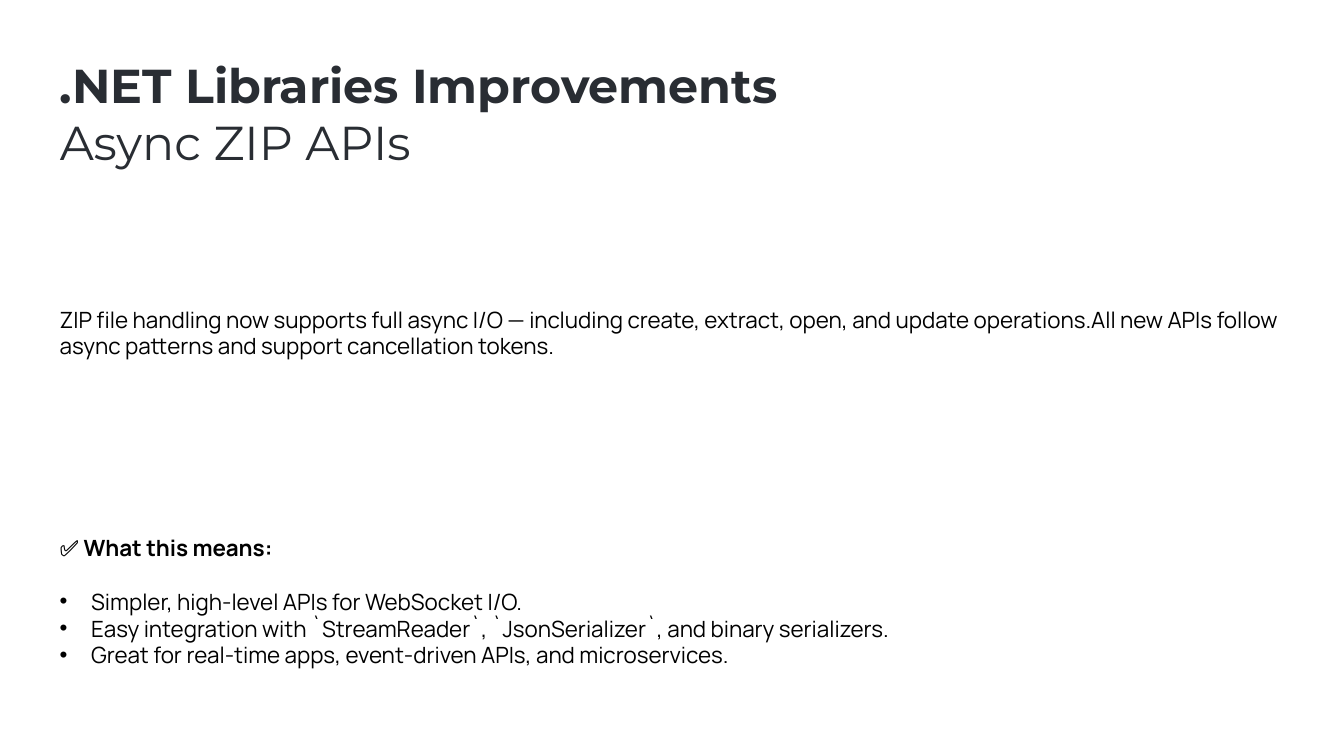
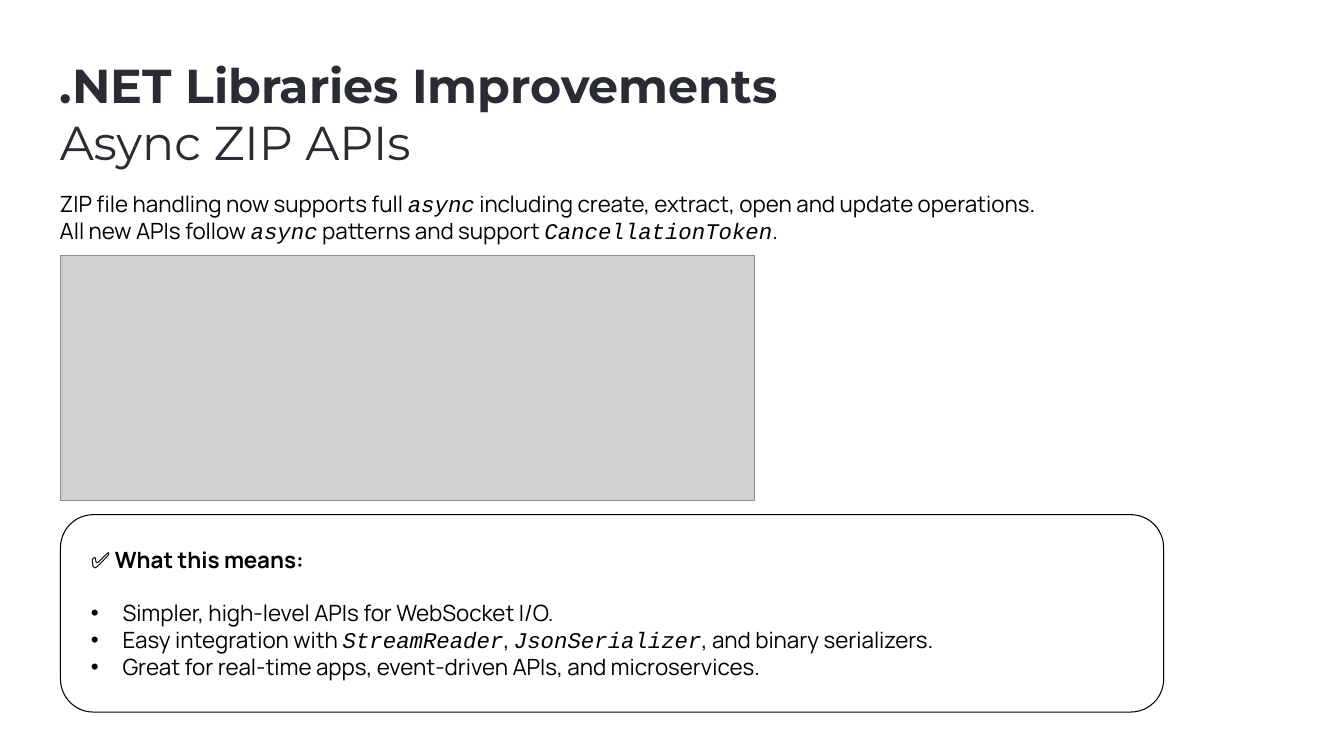
Before and after one commit to ebicoglu/presentations, a slide deck: slide 8 of abp-community-talks-2025.09.pptx. Drawn at 1344x756 pixels with LibreOffice and Linux fonts; fonts in the diff are those of the drawing; grey boxes stand for pictures; background and template pictures are left out. Boxes give left, top, right and bottom in pixels: in the first picture for what was removed or moved away, otherwise in the second. Text is boxed around its words. In the diff, an @@ line names an element or a change of style, - is before the commit and + after.

```diff
--- a/abp-community-talks-2025.09.pptx
+++ b/abp-community-talks-2025.09.pptx
@@ text at (60, 195, 1036, 245): text changed @@
-ZIP file handling now supports full async I/O — including create, extract, open, and update operations.All new APIs follow async patterns and support cancellation tokens.
+ZIP file handling now supports full async including create, extract, open and update operations.
+All new APIs follow async patterns and support CancellationToken.
@@ picture added at (60, 255, 755, 500) @@
@@ rounded rectangle added at (60, 515, 1164, 713), outline #000000 0.75 pt @@
@@ text "✅ What this means:": place and size @@
-text "✅ What this means:" at (84, 539, 889, 669)
+text "✅ What this means:" at (115, 551, 934, 681)
@@ text at (123, 631, 934, 654): text changed @@
-• Easy integration with `StreamReader`, `JsonSerializer`, and binary serializers.
+• Easy integration with StreamReader, JsonSerializer, and binary serializers.
```
Also in this commit, not shown: 17 other slides changed, 2 slides added, 1 slide removed.
